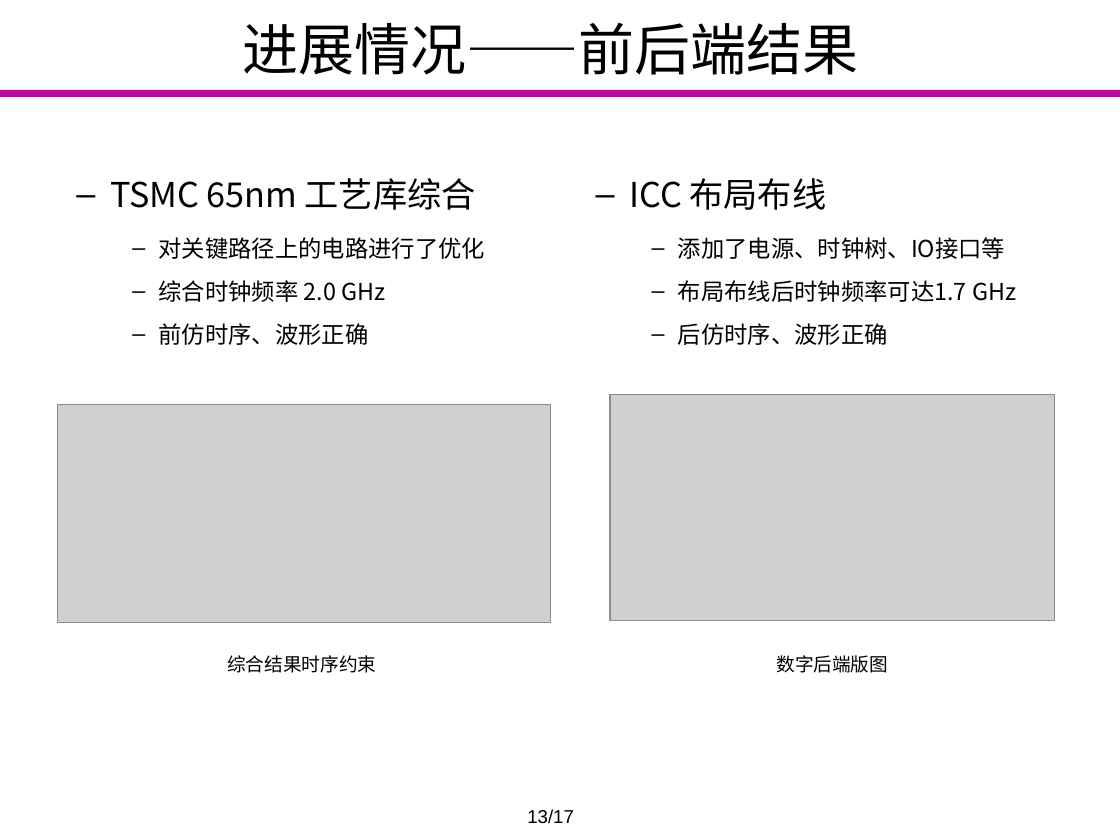
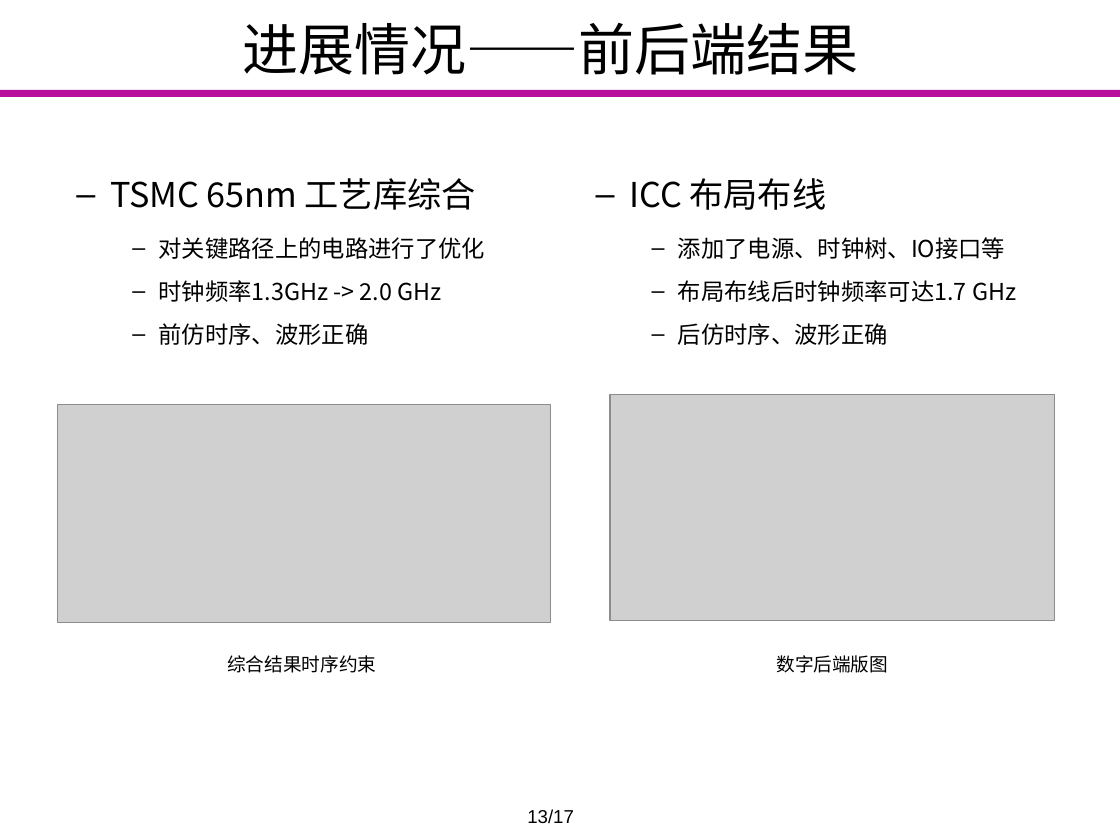
Before and after one commit to Markov2016/lunwen, a slide deck: slide 13 of dabian/杨一雄_毕业设计答辩_v2.0.pptx. Drawn at 1120x840 pixels with LibreOffice and Linux fonts; fonts in the diff are those of the drawing; grey boxes stand for pictures; background and template pictures are left out. Boxes give left, top, right and bottom in pixels: in the first picture for what was removed or moved away, otherwise in the second. Text is boxed around its words. In the diff, an @@ line names an element or a change of style, - is before the commit and + after.

```diff
--- a/dabian/杨一雄_毕业设计答辩_v2.0.pptx
+++ b/dabian/杨一雄_毕业设计答辩_v2.0.pptx
@@ text at (x1=159, y1=280, x2=442, y2=302): text changed @@
-    – 综合时钟频率 2.0 GHz
+    – 时钟频率1.3GHz -> 2.0 GHz
```
Also in this commit, not shown: 10 other slides changed, 1 other file.
